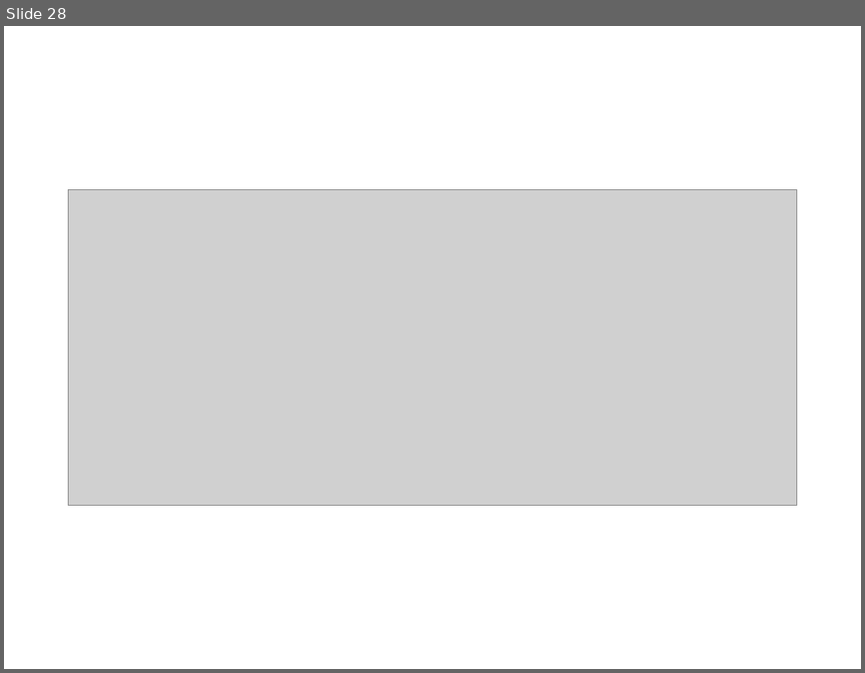
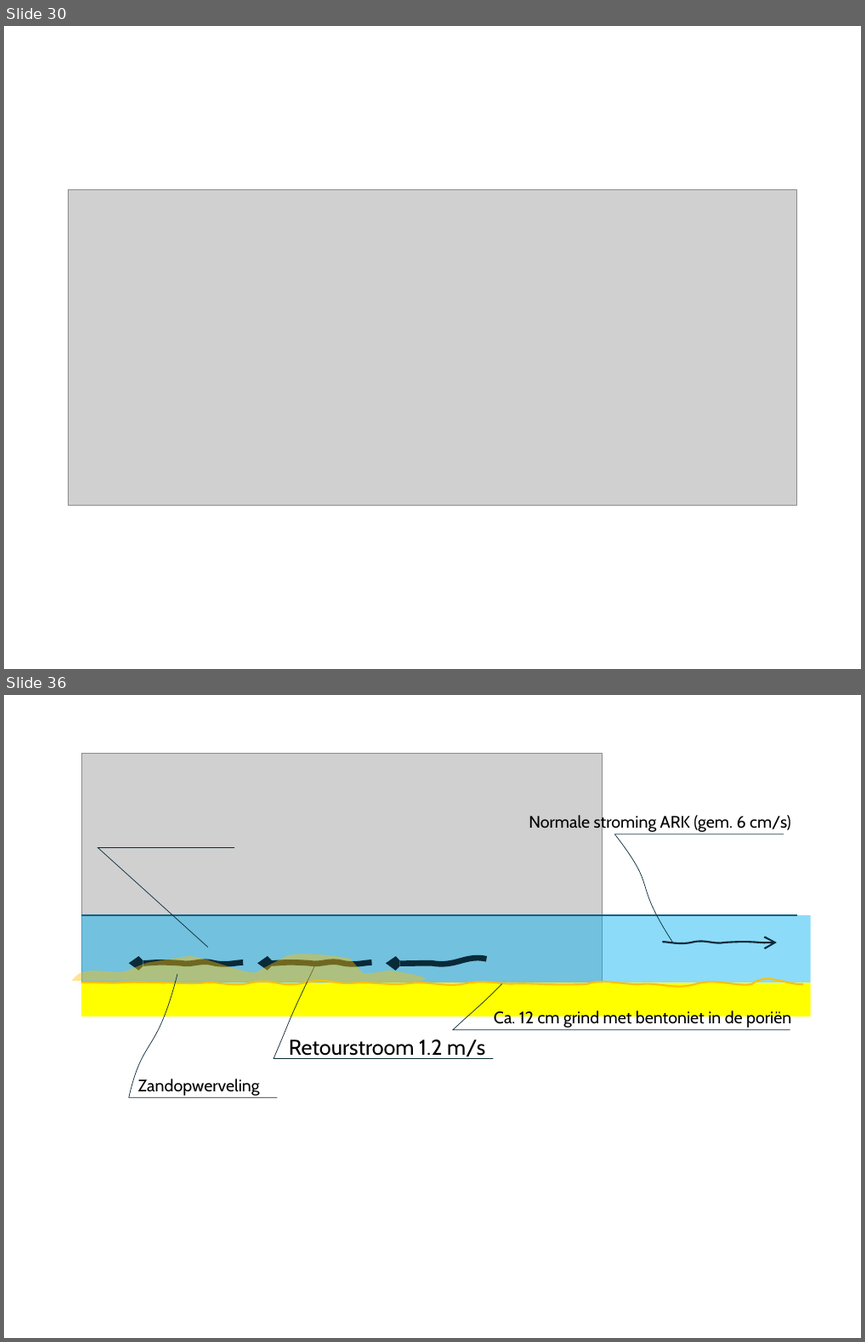
Before and after one commit to Olsthoorn/mf6lab, a slide deck: Projects/ARK_RWS/images/Plaatjes_RWS_ARK.pptx. Shown one above the other, each under a label of ours: slide 28 before the commit, slides 30 and 36 after it; the slides between them are not shown. The pictures are 865x673 and 865x1342 pixels, drawn with LibreOffice and Linux fonts; fonts in the diff are those of the drawing; grey boxes stand for pictures. Boxes give left, top, right and bottom in pixels: in the first picture for what was removed or moved away, otherwise in the second. Text is boxed around its words. In the diff, an @@ line names an element or a change of style, - is before the commit and + after.

```diff
--- a/Projects/ARK_RWS/images/Plaatjes_RWS_ARK.pptx
+++ b/Projects/ARK_RWS/images/Plaatjes_RWS_ARK.pptx
@@ slide 36 added at (4, 695, 861, 1338), background #FFFFFF @@
@@ group added at (72, 754, 811, 1097): 11 freeform shapes, 4 texts, 2 rectangles, 1 picture, 1 line @@
+Zandopwerveling
+Normale stroming ARK (gem. 6 cm/s)
+Retourstroom 1.2 m/s
+Ca. 12 cm grind met bentoniet in de poriën
@@ what was slide 28 is now slide 30 @@
```
Also in this commit, not shown: 16 other slides added, 28 other files.
